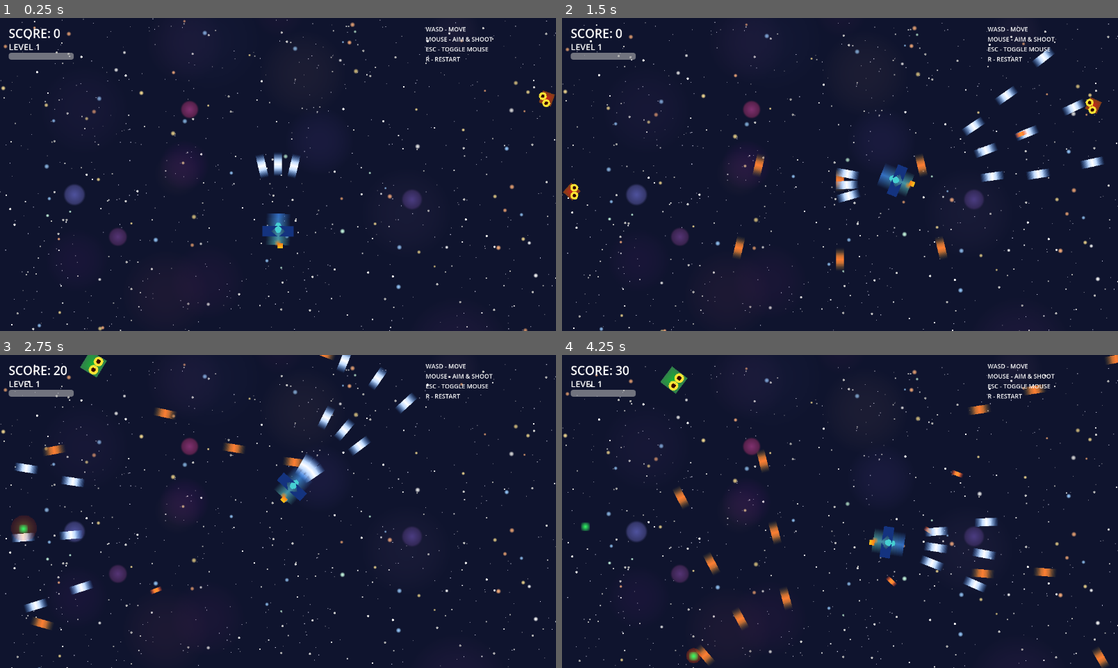
Above: before the commit, frames 1-4 (two rows, left to right).
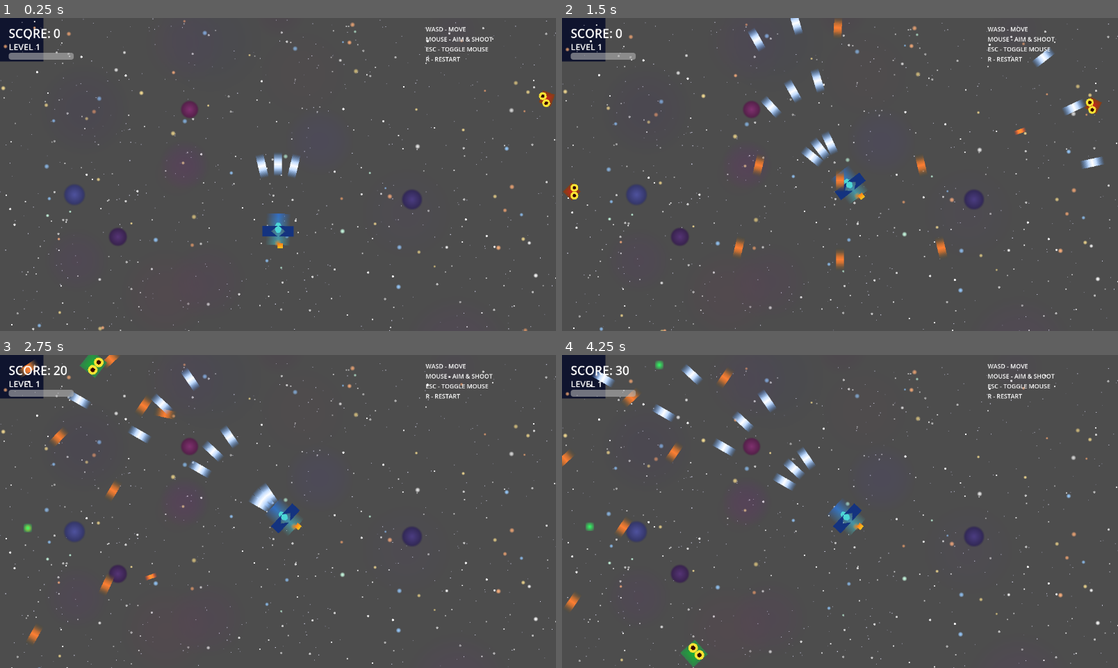
Above: after the commit, the same moments.

Repository: July-X/godot-game-one
Game: Godot game, scene res://scenes/main.tscn
Same seed, same stepped clock (60 frames per second), same inputs: the game is played once before the commit and once after it.
Inputs (mouse positions are in pixels of both pictures, inside the frame that each line leads up to):
- Up to frame 1 (0.25 s): no input
- Up to frame 2 (1.5 s): tap Enter at 0.5 s; move the mouse to (962, 158) at 0.52 s; tap R at 0.6, 1.35 s; click (962, 158) at 0.67 s; move the mouse to (728, 190) at 1.27 s; click (728, 190) at 1.42 s
- Up to frame 3 (2.75 s): move the mouse to (333, 442) at 2.02 s; tap R at 2.1 s; click (333, 442) at 2.17 s
- Up to frame 4 (4.25 s): move the mouse to (812, 574) at 2.77 s; tap R at 2.85, 3.6 s; click (812, 574) at 2.92 s; move the mouse to (1006, 558) at 3.52 s; click (1006, 558) at 3.67 s

The runs differ from the first frame. In frame 1, 97% of the frame differs, in the area x 0-100%, y 0-100%; in frame 2, 97%; in frame 3, 98%; in frame 4, 98%.

Commit message:
fix: 修复背景显示Bug - ColorRect的position和offset_双重偏移导致右下角裸露

Diff:
--- a/scenes/main.tscn
+++ b/scenes/main.tscn
@@ -10,8 +10,10 @@
 
 [node name="BgColor" type="ColorRect" parent="."]
 z_index = -100
+anchor_right = 1.0
+anchor_bottom = 1.0
 offset_left = -100.0
 offset_top = -100.0
-offset_right = 1380.0
-offset_bottom = 820.0
+offset_right = 100.0
+offset_bottom = 100.0
 color = Color(0.06, 0.08, 0.18, 1.0)
--- a/scripts/main.gd
+++ b/scripts/main.gd
@@ -22,11 +22,8 @@
 	GameState.level_changed.connect(_on_level_up)
 
 func _create_starfield() -> void:
-	## 深蓝紫色底色 — 确保铺满全屏
 	if _bg_color:
 		_bg_color.color = Color(0.06, 0.08, 0.18, 1.0)
-		_bg_color.size = Vector2(1480, 920)
-		_bg_color.position = Vector2(-100, -100)
 		_bg_color.z_index = -100
 	## 大星星（6-12像素，非常亮）
 	for i in range(80):
